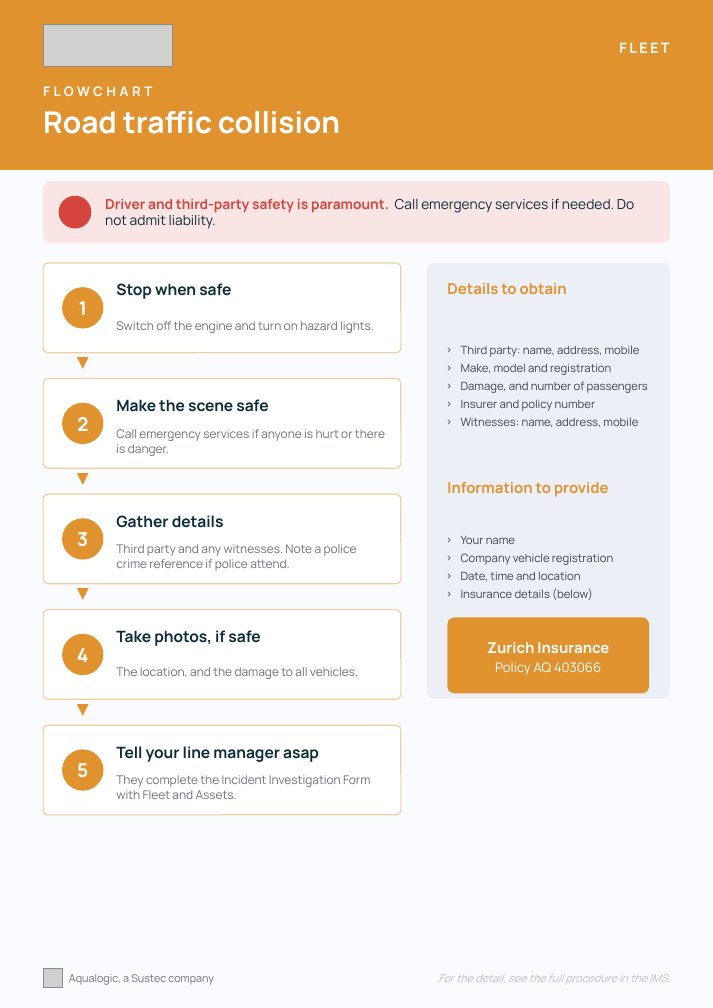
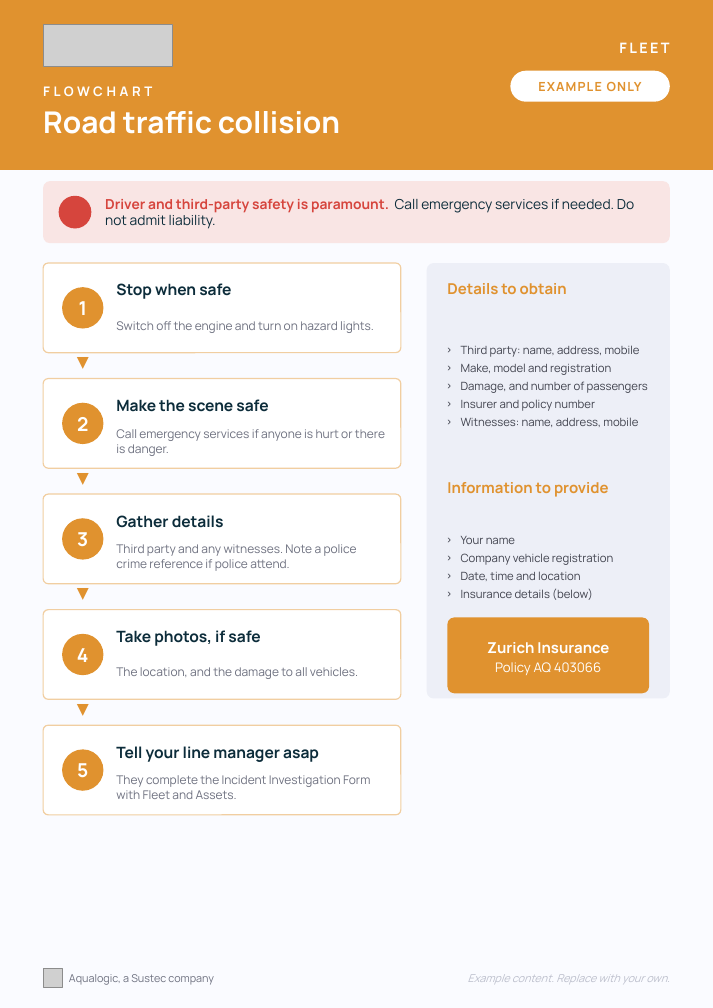
Before and after one commit to AlchemyBranding/aqualogic-brand-portal, a slide deck: slide 9 of public/assets/aqualogic/templates/Aqualogic_Policy_at_a_Glance_Template.pptx. Drawn at 713x1008 pixels with LibreOffice and Linux fonts; fonts in the diff are those of the drawing; grey boxes stand for pictures; background and template pictures are left out. Boxes give left, top, right and bottom in pixels: in the first picture for what was removed or moved away, otherwise in the second. Text is boxed around its words. In the diff, an @@ line names an element or a change of style, - is before the commit and + after.

```diff
--- a/public/assets/aqualogic/templates/Aqualogic_Policy_at_a_Glance_Template.pptx
+++ b/public/assets/aqualogic/templates/Aqualogic_Policy_at_a_Glance_Template.pptx
@@ rounded rectangle added at (510, 71, 670, 102), fill #FFFFFF @@
@@ text added at (538, 82, 642, 91), 10.5 pt, text #E0922F, bold @@
+EXAMPLE ONLY
@@ text at (468, 974, 670, 984): text changed @@
-For the detail, see the full procedure in the IMS.
+Example content. Replace with your own.
```
Also in this commit, not shown: 3 other slides changed.
